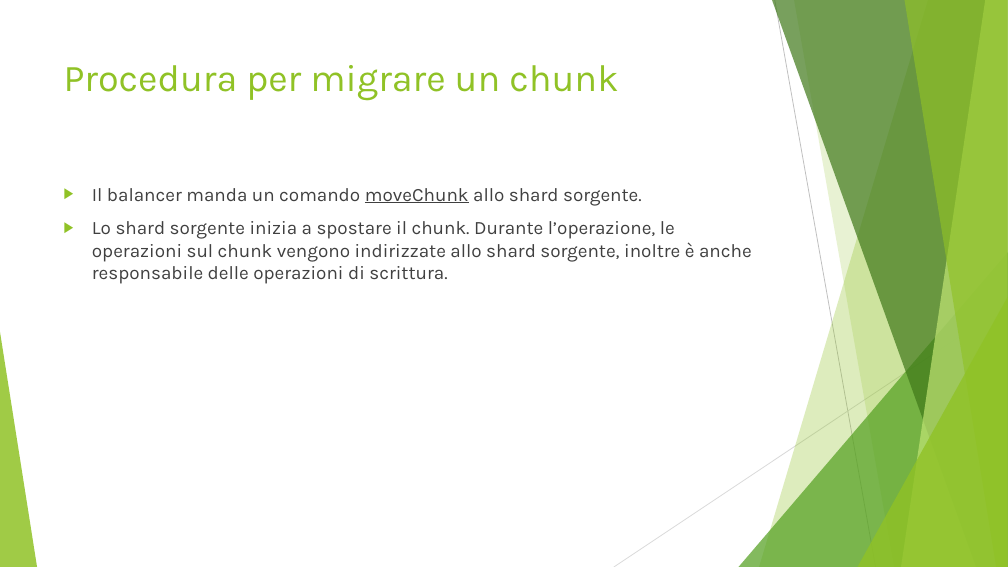
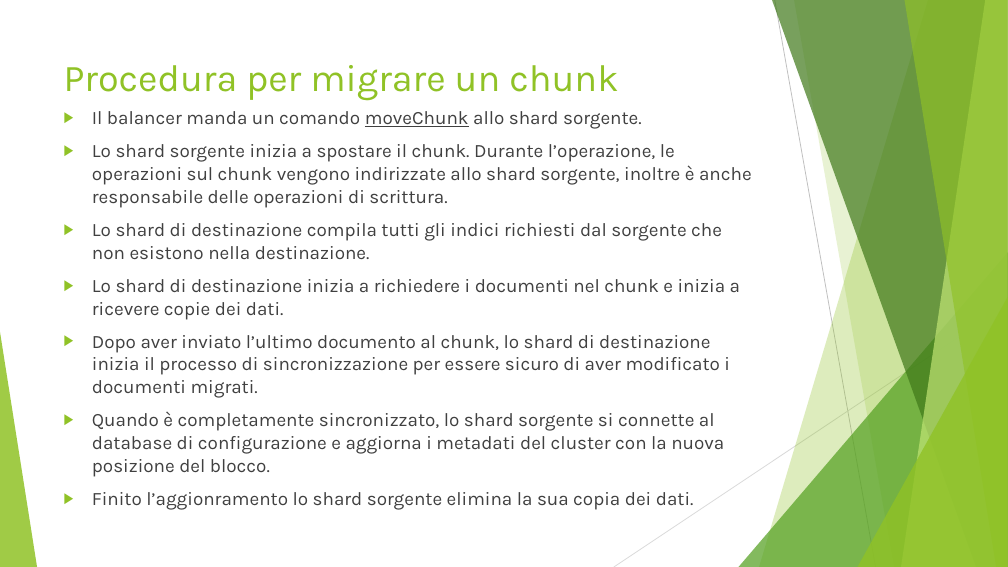
Before and after one commit to Buzzolan/VeronaCardMongoDB, a slide deck: slide 26 of Presentazione_progetto.pptx. Drawn at 1008x567 pixels with LibreOffice and Linux fonts; fonts in the diff are those of the drawing. Boxes give left, top, right and bottom in pixels: in the first picture for what was removed or moved away, otherwise in the second. Text is boxed around its words. In the diff, an @@ line names an element or a change of style, - is before the commit and + after.

Commit message:
shard key

```diff
--- a/Presentazione_progetto.pptx
+++ b/Presentazione_progetto.pptx
@@ text "Il balancer manda un comando ..." moved from (x1=92, y1=188, x2=752, y2=284) to (x1=92, y1=111, x2=752, y2=510) @@
@@ text at (x1=92, y1=223, x2=740, y2=510): paragraphs added @@
+▶ Lo shard di destinazione compila tutti gli indici richiesti dal sorgente che non esistono nella destinazione.
+▶ Lo shard di destinazione inizia a richiedere i documenti nel chunk e inizia a ricevere copie dei dati.
+▶ Dopo aver inviato l’ultimo documento al chunk, lo shard di destinazione inizia il processo di sincronizzazione per essere sicuro di aver modificato i documenti migrati.
+▶ Quando è completamente sincronizzato, lo shard sorgente si connette al database di configurazione e aggiorna i metadati del cluster con la nuova posizione del blocco.
+▶ Finito l’aggionramento lo shard sorgente elimina la sua copia dei dati.
```
Also in this commit, not shown: 1 other slide changed.
